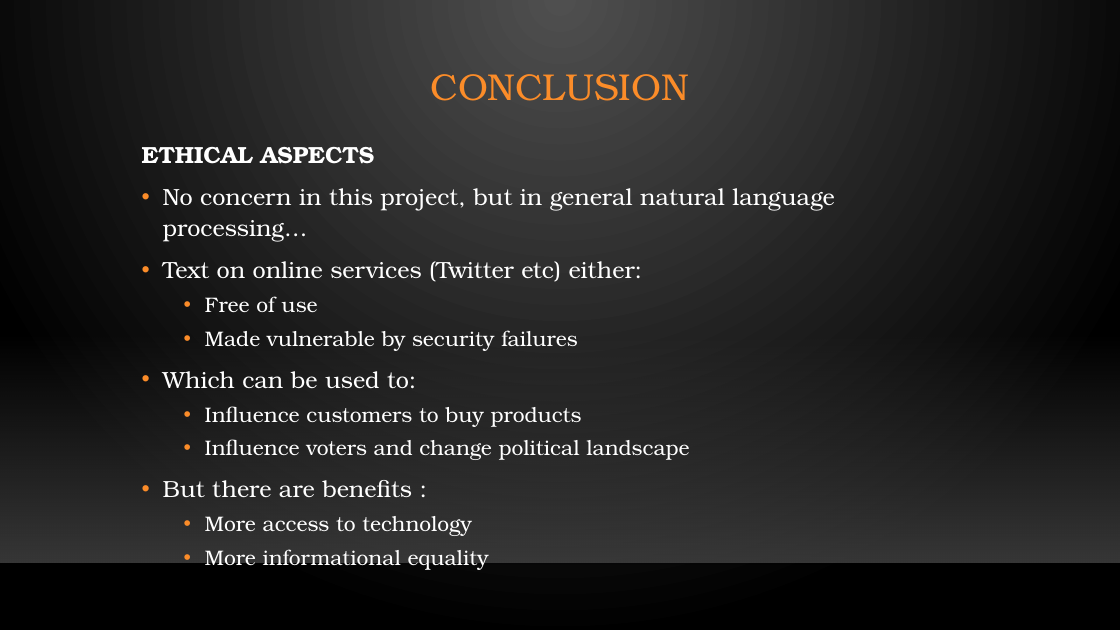
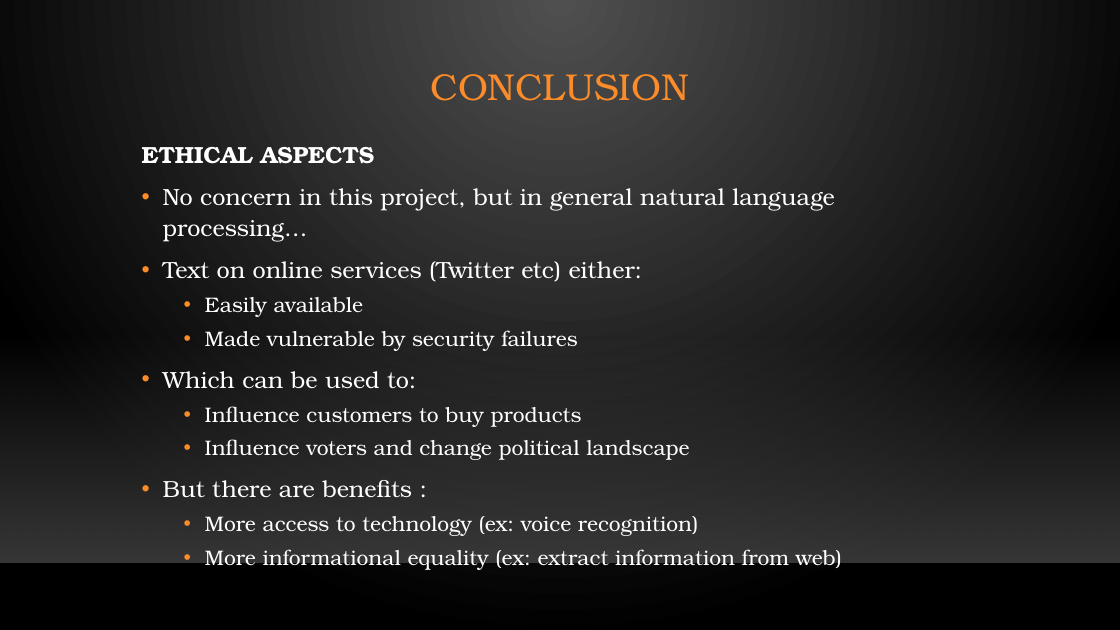
Before and after one commit to Lledune/DS-Project-Dracula, a slide deck: slide 17 of LINMA2472 PROJECT - GROUP 14 - SLIDES.pptx (slide 18 before the commit). Drawn at 1120x630 pixels with LibreOffice and Linux fonts; fonts in the diff are those of the drawing; background and template pictures are left out. Boxes give left, top, right and bottom in pixels: in the first picture for what was removed or moved away, otherwise in the second. Text is boxed around its words. In the diff, an @@ line names an element or a change of style, - is before the commit and + after.

```diff
--- a/LINMA2472 PROJECT - GROUP 14 - SLIDES.pptx
+++ b/LINMA2472 PROJECT - GROUP 14 - SLIDES.pptx
@@ text at box(205, 297, 363, 317): text changed @@
-  • Free of use
+  • Easily available
@@ text at box(205, 516, 842, 571): text changed @@
-  • More access to technology
-  • More informational equality
+  • More access to technology (ex: voice recognition)
+  • More informational equality (ex: extract information from web)
```
Also in this commit, not shown: 4 other slides changed, 1 slide removed, 1 other file.
